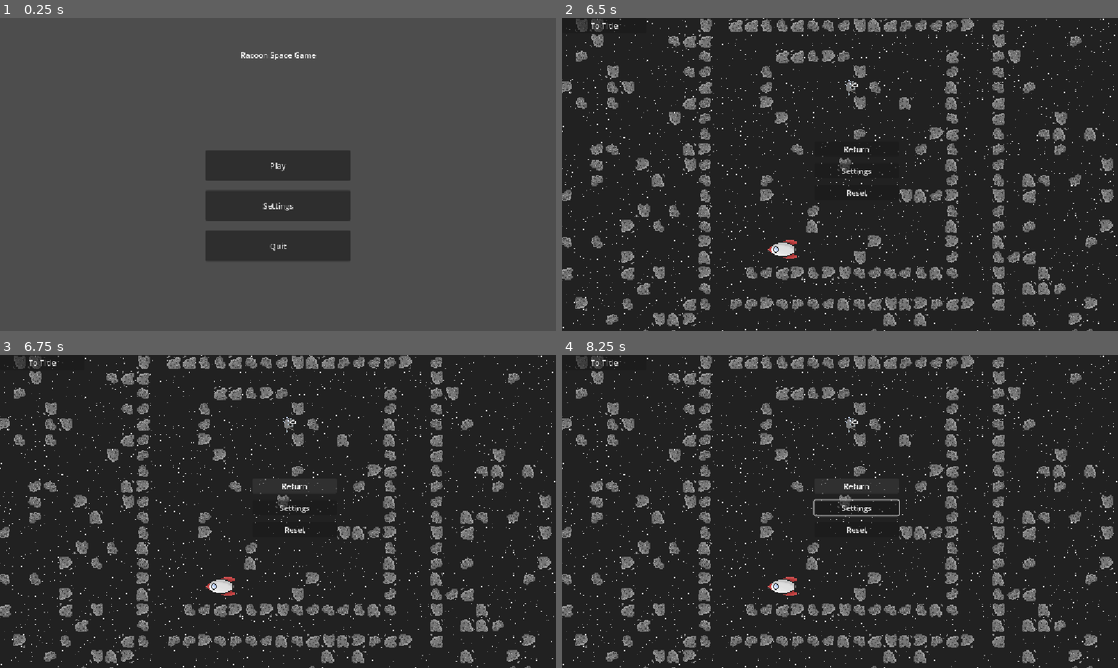
Above: before the commit, frames 1-4 (two rows, left to right).
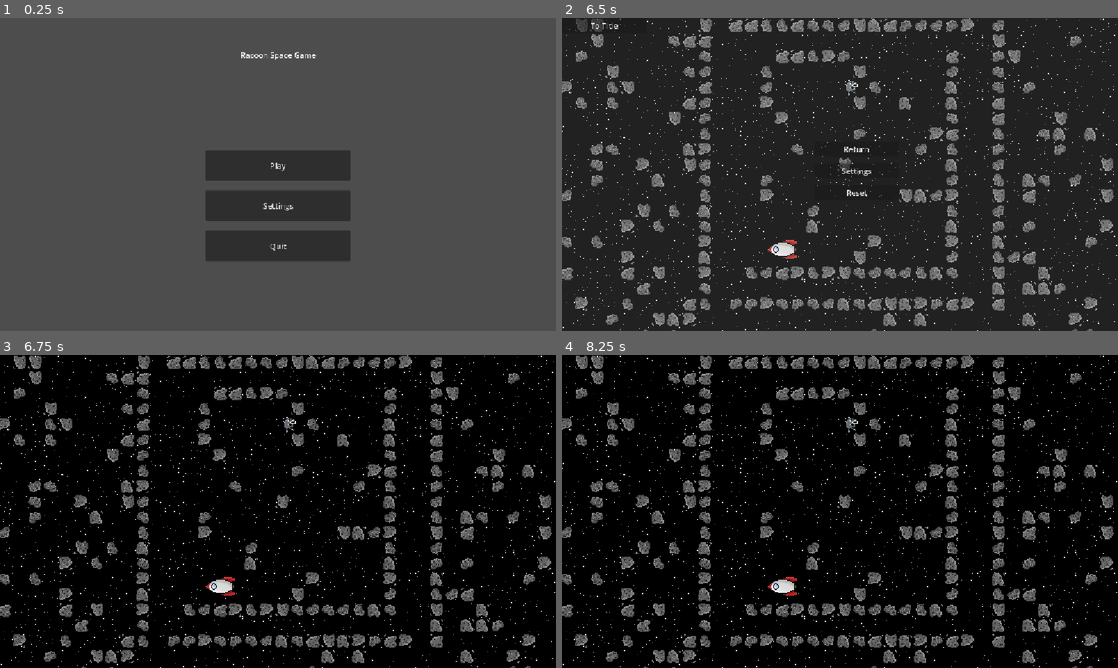
Above: after the commit, the same moments.

Repository: rsburke4/gmtk2026
Game: Godot game, scene res://scenes/title_screen.tscn
The game is run twice, just before and just after one commit, with the same random seed, the same clock (stepped at 60 frames per second) and the same inputs.
Inputs (mouse positions are in pixels of both pictures, inside the frame that each line leads up to):
- Up to frame 1 (0.25 s): no input
- Up to frame 2 (6.5 s): click "Settings" at 0.5 s; click "Back" at 1.25 s; click "Play" at 2 s; tap Enter at 2.75, 5.75 s; hold Right (move_right) 2.78-3.53 s; hold Down (move_down) 3.53-4.28 s; hold Right (move_right) 4.28-5.03 s; tap Space at 5 s; hold W (move_up) 5.03-5.78 s; hold A (move_left) from 5.78 s (still down); tap Escape (pause) at 6.4 s
- Up to frame 3 (6.75 s): release A (move_left) at 6.5 s; click (294, 486) at 6.5 s, where only the run after the commit has a clickable "Return"
- Up to frame 4 (8.25 s): hold A (move_left) 7.28-8.03 s; hold Down (move_down) from 8.03 s (still down)

Frames 1-2 are identical in both runs. In frame 3, 88% of the frame differs, in the area x 0-100%, y 0-100%; in frame 4, 88%.

Commit message:
Added pause functionality

Diff:
--- a/scenes/Level1.tscn
+++ b/scenes/Level1.tscn
@@ -6,6 +6,7 @@
 [ext_resource type="PackedScene" uid="uid://cown2rwperj6e" path="res://entities/SpaceShip.tscn" id="4_dw26h"]
 [ext_resource type="Script" uid="uid://cb0vldj6chgn" path="res://scripts/pause_screen.gd" id="5_76388"]
 [ext_resource type="PackedScene" uid="uid://dq8y83661arkt" path="res://scenes/Pause.tscn" id="5_lrl65"]
+[ext_resource type="PackedScene" uid="uid://dm1buauq3bnba" path="res://scenes/settingsScreen.tscn" id="7_svatc"]
 
 [sub_resource type="TileSetAtlasSource" id="TileSetAtlasSource_bwv4p"]
 texture = ExtResource("1_6ovph")
@@ -79,4 +80,19 @@
 visible = false
 script = ExtResource("5_76388")
 
+[node name="ColorRect" type="ColorRect" parent="PauseScreen" unique_id=2066599833]
+anchors_preset = 15
+anchor_right = 1.0
+anchor_bottom = 1.0
+grow_horizontal = 2
+grow_vertical = 2
+color = Color(1, 1, 1, 0.12941177)
+
 [node name="Pause" parent="PauseScreen" unique_id=1792933715 instance=ExtResource("5_lrl65")]
+
+[node name="Settings" parent="PauseScreen" unique_id=118220558 instance=ExtResource("7_svatc")]
+
+[connection signal="resetSignal" from="PauseScreen/Pause" to="PauseScreen" method="_on_pause_reset_signal"]
+[connection signal="returnToGame" from="PauseScreen/Pause" to="PauseScreen" method="_on_pause_return_to_game"]
+[connection signal="settingsSignal" from="PauseScreen/Pause" to="PauseScreen/Settings" method="_on_pause_settings_signal"]
+[connection signal="backSignal" from="PauseScreen/Settings" to="PauseScreen/Pause" method="_on_settings_back_signal"]
--- a/scenes/Pause.tscn
+++ b/scenes/Pause.tscn
@@ -1,4 +1,6 @@
 [gd_scene format=3 uid="uid://dq8y83661arkt"]
+
+[ext_resource type="Script" uid="uid://p1m3f082unjw" path="res://scripts/pauseHandler.gd" id="1_0ep5p"]
 
 [node name="Pause" type="Control" unique_id=1792933715]
 layout_mode = 3
@@ -7,6 +9,7 @@
 anchor_bottom = 1.0
 grow_horizontal = 2
 grow_vertical = 2
+script = ExtResource("1_0ep5p")
 
 [node name="Control" type="Control" parent="." unique_id=1540479034]
 layout_mode = 1
@@ -15,15 +18,6 @@
 anchor_bottom = 1.0
 grow_horizontal = 2
 grow_vertical = 2
-
-[node name="ColorRect" type="ColorRect" parent="Control" unique_id=556401948]
-layout_mode = 1
-anchors_preset = 15
-anchor_right = 1.0
-anchor_bottom = 1.0
-grow_horizontal = 2
-grow_vertical = 2
-color = Color(1, 1, 1, 0.12941177)
 
 [node name="VBoxContainer" type="VBoxContainer" parent="Control" unique_id=132667010]
 layout_mode = 1
@@ -40,7 +34,7 @@
 grow_vertical = 2
 theme_override_constants/separation = 14
 
-[node name="BackButton" type="Button" parent="Control/VBoxContainer" unique_id=416565964]
+[node name="ReturnButton" type="Button" parent="Control/VBoxContainer" unique_id=416565964]
 layout_mode = 2
 text = "Return"
 
@@ -58,3 +52,8 @@
 offset_right = 175.0
 offset_bottom = 31.0
 text = "To Title"
+
+[connection signal="button_up" from="Control/VBoxContainer/ReturnButton" to="." method="_on_return_button_button_up"]
+[connection signal="button_up" from="Control/VBoxContainer/SettingsButton" to="." method="_on_settings_button_button_up"]
+[connection signal="button_up" from="Control/VBoxContainer/ResetButton" to="." method="_on_reset_button_button_up"]
+[connection signal="button_up" from="Control/TitleButton" to="." method="_on_title_button_button_up"]
--- /dev/null
+++ b/scenes/settingsScreen.tscn
@@ -0,0 +1,58 @@
+[gd_scene format=3 uid="uid://dm1buauq3bnba"]
+
+[ext_resource type="Script" uid="uid://cu0qkdn6ubis5" path="res://scripts/titleScreen/settingsScreen.gd" id="1_6rj6l"]
+
+[node name="Settings" type="Control" unique_id=118220558]
+layout_mode = 3
+anchors_preset = 15
+anchor_right = 1.0
+anchor_bottom = 1.0
+grow_horizontal = 2
+grow_vertical = 2
+script = ExtResource("1_6rj6l")
+
+[node name="VBoxContainer" type="VBoxContainer" parent="." unique_id=1242991276]
+layout_mode = 1
+anchors_preset = -1
+anchor_left = 0.3
+anchor_top = 0.4
+anchor_right = 0.7
+anchor_bottom = 0.8
+grow_horizontal = 2
+grow_vertical = 2
+
+[node name="CheckBox" type="CheckBox" parent="VBoxContainer" unique_id=670702695]
+layout_mode = 2
+text = "Fullscreen"
+
+[node name="MusicLabel" type="Label" parent="VBoxContainer" unique_id=810641998]
+layout_mode = 2
+text = "Music Audio"
+
+[node name="MusicSlider" type="HSlider" parent="VBoxContainer" unique_id=1776364941]
+layout_mode = 2
+max_value = 1.0
+step = 0.01
+value = 1.0
+
+[node name="SFXLabel" type="Label" parent="VBoxContainer" unique_id=1268552652]
+layout_mode = 2
+text = "SFX Audio"
+
+[node name="SFXSlider" type="HSlider" parent="VBoxContainer" unique_id=535963273]
+layout_mode = 2
+max_value = 1.0
+step = 0.01
+value = 1.0
+
+[node name="BackButton" type="Button" parent="VBoxContainer" unique_id=4690606]
+layout_mode = 2
+text = "Back
+"
+
+[connection signal="toggled" from="VBoxContainer/CheckBox" to="." method="_on_check_box_toggled"]
+[connection signal="drag_ended" from="VBoxContainer/MusicSlider" to="." method="_on_music_slider_drag_ended"]
+[connection signal="value_changed" from="VBoxContainer/MusicSlider" to="." method="_on_music_slider_value_changed"]
+[connection signal="drag_ended" from="VBoxContainer/SFXSlider" to="." method="_on_sfx_slider_drag_ended"]
+[connection signal="value_changed" from="VBoxContainer/SFXSlider" to="." method="_on_sfx_slider_value_changed"]
+[connection signal="button_up" from="VBoxContainer/BackButton" to="." method="_on_back_button_button_up"]
--- a/scenes/title_screen.tscn
+++ b/scenes/title_screen.tscn
@@ -1,7 +1,7 @@
 [gd_scene format=3 uid="uid://dv21hgsr28wty"]
 
 [ext_resource type="Script" uid="uid://bcax1sgr1exje" path="res://scripts/titleScreen/titleScreen.gd" id="1_fgkus"]
-[ext_resource type="Script" uid="uid://cu0qkdn6ubis5" path="res://scripts/titleScreen/settingsScreen.gd" id="1_sa3yf"]
+[ext_resource type="PackedScene" uid="uid://dm1buauq3bnba" path="res://scenes/settingsScreen.tscn" id="1_sa3yf"]
 
 [node name="Control" type="Control" unique_id=735362885]
 layout_mode = 3
@@ -11,56 +11,11 @@
 grow_horizontal = 2
 grow_vertical = 2
 
-[node name="Settings" type="Control" parent="." unique_id=204402202 node_paths=PackedStringArray("controlNode")]
+[node name="Settings" parent="." unique_id=118220558 node_paths=PackedStringArray("controlNode") instance=ExtResource("1_sa3yf")]
 layout_mode = 1
-anchors_preset = 15
-anchor_right = 1.0
-anchor_bottom = 1.0
-grow_horizontal = 2
-grow_vertical = 2
-script = ExtResource("1_sa3yf")
-controlNode = NodePath("../Title")
+controlNode = NodePath("..")
 
-[node name="VBoxContainer" type="VBoxContainer" parent="Settings" unique_id=2008234221]
-layout_mode = 1
-anchors_preset = -1
-anchor_left = 0.3
-anchor_top = 0.4
-anchor_right = 0.7
-anchor_bottom = 0.8
-grow_horizontal = 2
-grow_vertical = 2
-
-[node name="CheckBox" type="CheckBox" parent="Settings/VBoxContainer" unique_id=1271947919]
-layout_mode = 2
-text = "Fullscreen"
-
-[node name="MusicLabel" type="Label" parent="Settings/VBoxContainer" unique_id=425295615]
-layout_mode = 2
-text = "Music Audio"
-
-[node name="MusicSlider" type="HSlider" parent="Settings/VBoxContainer" unique_id=559901052]
-layout_mode = 2
-max_value = 1.0
-step = 0.01
-value = 1.0
-
-[node name="SFXLabel" type="Label" parent="Settings/VBoxContainer" unique_id=53768361]
-layout_mode = 2
-text = "SFX Audio"
-
-[node name="SFXSlider" type="HSlider" parent="Settings/VBoxContainer" unique_id=1260616376]
-layout_mode = 2
-max_value = 1.0
-step = 0.01
-value = 1.0
-
-[node name="BackButton" type="Button" parent="Settings/VBoxContainer" unique_id=1697223576]
-layout_mode = 2
-text = "Back
-"
-
-[node name="Title" type="Control" parent="." unique_id=1597446114 node_paths=PackedStringArray("settingsScreen")]
+[node name="Title" type="Control" parent="." unique_id=1597446114]
 layout_mode = 1
 anchors_preset = 15
 anchor_right = 1.0
@@ -68,7 +23,6 @@
 grow_horizontal = 2
 grow_vertical = 2
 script = ExtResource("1_fgkus")
-settingsScreen = NodePath("../Settings")
 
 [node name="Label" type="Label" parent="Title" unique_id=599644473]
 layout_mode = 1
@@ -115,12 +69,9 @@
 text = "Quit
 "
 
-[connection signal="toggled" from="Settings/VBoxContainer/CheckBox" to="Settings" method="_on_check_box_toggled"]
-[connection signal="drag_ended" from="Settings/VBoxContainer/MusicSlider" to="Settings" method="_on_music_slider_drag_ended"]
-[connection signal="value_changed" from="Settings/VBoxContainer/MusicSlider" to="Settings" method="_on_music_slider_value_changed"]
-[connection signal="drag_ended" from="Settings/VBoxContainer/SFXSlider" to="Settings" method="_on_sfx_slider_drag_ended"]
-[connection signal="value_changed" from="Settings/VBoxContainer/SFXSlider" to="Settings" method="_on_sfx_slider_value_changed"]
-[connection signal="button_up" from="Settings/VBoxContainer/BackButton" to="Settings" method="_on_back_button_button_up"]
+[connection signal="backSignal" from="Settings" to="Settings" method="_on_back_signal"]
+[connection signal="backSignal" from="Settings" to="Title" method="_on_settings_back_signal"]
+[connection signal="settingsSignal" from="Title" to="Settings" method="_on_title_settings_signal"]
 [connection signal="button_up" from="Title/VBoxContainer/StartButton" to="Title" method="_on_start_button_button_up"]
 [connection signal="button_up" from="Title/VBoxContainer/SettingsButton" to="Title" method="_on_settings_button_button_up"]
 [connection signal="button_up" from="Title/VBoxContainer/QuitButton" to="Title" method="_on_quit_button_button_up"]
--- /dev/null
+++ b/scripts/pauseHandler.gd
@@ -0,0 +1,40 @@
+extends Control
+
+signal returnToGame
+signal settingsSignal
+signal resetSignal
+
+# Called when the node enters the scene tree for the first time.
+func _ready() -> void:
+	pass # Replace with function body.
+
+
+# Called every frame. 'delta' is the elapsed time since the previous frame.
+func _process(delta: float) -> void:
+	pass
+
+
+func _on_return_button_button_up() -> void:
+	returnToGame.emit()
+
+func _on_reset_button_button_up() -> void:
+	resetSignal.emit()
+	#unpause game here
+
+func _on_settings_button_button_up() -> void:
+	visible = false
+	settingsSignal.emit()
+	process_mode = Node.PROCESS_MODE_DISABLED
+
+func _on_settings_back_signal() -> void:
+	process_mode = Node.PROCESS_MODE_ALWAYS
+	visible = true
+
+func _on_title_button_button_up() -> void:
+	get_tree().change_scene_to_file("res://scenes/title_screen.tscn")
+	#returnToGame.emit()
+	#var rootNode = get_tree().root.get_child(1)
+	#var title = ResourceLoader.load("res://scenes/title_screen.tscn")
+	#var titleInst = title.instantiate()
+	#get_tree().root.add_child(titleInst)
+	#rootNode.free()
--- a/scripts/pause_screen.gd
+++ b/scripts/pause_screen.gd
@@ -8,6 +8,7 @@
 	visible = paused
 	child = get_child(0)
 	child.process_mode = Node.PROCESS_MODE_DISABLED
+	pauseSet(false)
 	pass # Replace with function body.
 
 
@@ -15,12 +16,36 @@
 func _process(delta: float) -> void:
 	pass
 
+func togglePause():
+	var paused = !get_tree().paused
+	get_tree().paused = paused
+	visible = paused
+	if(!paused):
+		child.process_mode = Node.PROCESS_MODE_DISABLED
+	else:
+		child.process_mode = Node.PROCESS_MODE_ALWAYS
+
+func pauseSet(paused: bool):
+	get_tree().paused = paused
+	visible = paused
+	if(!paused):
+		child.process_mode = Node.PROCESS_MODE_DISABLED
+	else:
+		child.process_mode = Node.PROCESS_MODE_ALWAYS
+
+
 func _unhandled_input(event: InputEvent) -> void:
 	if event.is_action_released("pause"):
-		var paused = !get_tree().paused
-		get_tree().paused = paused
-		visible = paused
-		if(paused):
-			child.process_mode = Node.PROCESS_MODE_DISABLED
-		else:
-			child.process_mode = Node.PROCESS_MODE_ALWAYS
+		togglePause()
+
+func _notification(what: int) -> void:
+	if(what == NOTIFICATION_APPLICATION_PAUSED):
+		pauseSet(true)
+
+
+func _on_pause_return_to_game() -> void:
+	pauseSet(false)
+
+
+func _on_pause_reset_signal() -> void:
+	get_tree().reload_current_scene()
--- a/scripts/titleScreen/settingsScreen.gd
+++ b/scripts/titleScreen/settingsScreen.gd
@@ -1,12 +1,12 @@
 extends Control
 
 @export var controlNode: Control
-
+signal backSignal
 # Called when the node enters the scene tree for the first time.
 func _ready() -> void:
-
+	visible = false
+	process_mode = Node.PROCESS_MODE_DISABLED
 	pass # Replace with function body.
-
 
 # Called every frame. 'delta' is the elapsed time since the previous frame.
 func _process(delta: float) -> void:
@@ -15,8 +15,7 @@
 func _on_back_button_button_up() -> void:
 	visible = false
 	process_mode = Node.PROCESS_MODE_DISABLED
-	controlNode.process_mode = Node.PROCESS_MODE_ALWAYS
-	controlNode.visible = true
+	backSignal.emit()
 
 func _on_check_box_toggled(toggled_on: bool) -> void:
 	if(toggled_on):
@@ -32,3 +31,12 @@
 func _on_sfx_slider_value_changed(value: float) -> void:
 	var sfxBusIndex = AudioServer.get_bus_index("SFX")
 	AudioServer.set_bus_volume_db(sfxBusIndex, linear_to_db(value))
+
+
+func _on_title_settings_signal() -> void:
+	process_mode = Node.PROCESS_MODE_DISABLED
+	process_mode = Node.PROCESS_MODE_ALWAYS
+	visible = true
+
+func _on_pause_settings_signal() -> void:
+	_on_title_settings_signal()
--- a/scripts/titleScreen/titleScreen.gd
+++ b/scripts/titleScreen/titleScreen.gd
@@ -3,29 +3,30 @@
 @export var settingsScreen: Control
 
 var level1
+signal settingsSignal
 
 # Called when the node enters the scene tree for the first time.
 func _ready() -> void:
 	level1 = ResourceLoader.load("res://scenes/Level1.tscn")
-	settingsScreen.visible = false
-	settingsScreen.process_mode = Node.PROCESS_MODE_DISABLED
 	pass # Replace with function body.
-
 
 # Called every frame. 'delta' is the elapsed time since the previous frame.
 func _process(delta: float) -> void:
 	pass
 
 func _on_start_button_button_up() -> void:
-	var level1Inst = level1.instantiate()
-	get_tree().root.add_child(level1Inst)
-	get_parent().queue_free()
+	#var level1Inst = level1.instantiate()
+	#get_tree().root.add_child(level1Inst)
+	#get_parent().queue_free()
+	get_tree().change_scene_to_file("res://scenes/Level1.tscn")
 
 func _on_quit_button_button_up() -> void:
 	get_tree().quit()
 
 func _on_settings_button_button_up() -> void:
 	visible = false
-	process_mode = Node.PROCESS_MODE_DISABLED
-	settingsScreen.process_mode = Node.PROCESS_MODE_ALWAYS
-	settingsScreen.visible = true
+	settingsSignal.emit()
+
+func _on_settings_back_signal() -> void:
+	process_mode = Node.PROCESS_MODE_ALWAYS
+	visible = true
Not shown, added: scripts/pauseHandler.gd.uid
